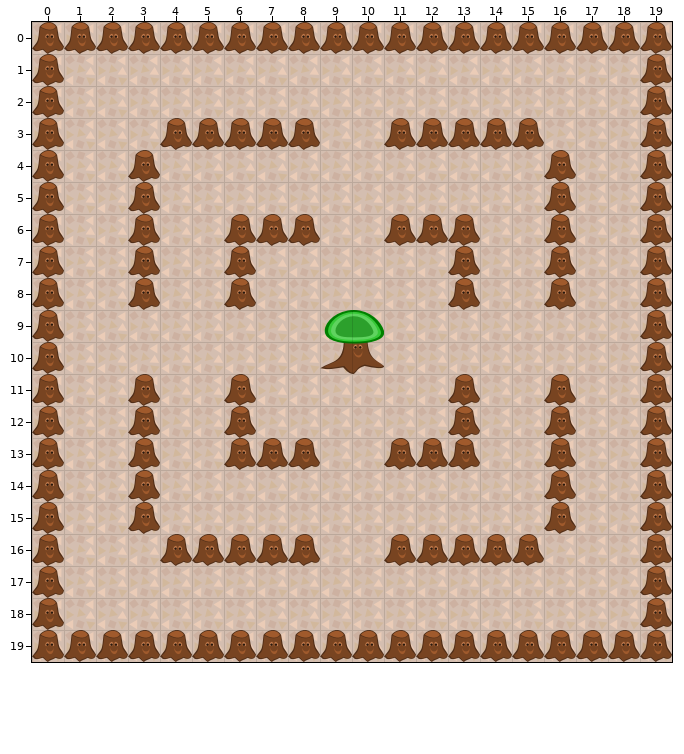
An edit to a level. Tiled map (JSON), levels/level2.json. Above is the file before it was changed.
Cells are 64x64 px. Shown: x 0..19, y 0..19.
After:
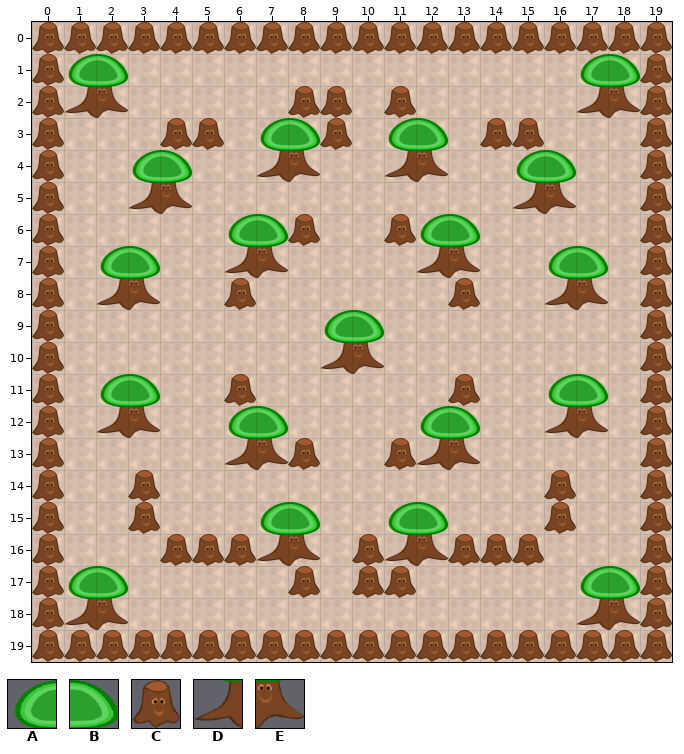
Key: from "tiles": A 50, B 51, C 57, D 58, E 59.
_ is an empty cell, . an unchanged one.
Difference:
--- layer "Objects"
@@ x 1..18 @@
- 1 __..............__
- 2 __.....__._.....__
- 3 .....CCC_.CCC.....
- 4 ..C_..__..__.._C..
- 5 ..C_.........._C..
- 6 ..C..CC....CC..C..
- 7 ._C..C_...._C..C_.
- 8 ._C............C_.
+ 1 AB..............AB
+ 2 DE.....CC.C.....DE
+ 3 ....._ABC.AB_.....
+ 4 ..AB..DE..DE..AB..
+ 5 ..DE..........DE..
+ 6 .._..AB....AB.._..
+ 7 .AB..DE....DE..AB.
+ 8 .DE............DE.
@@ x 2..17 @@
-11 _C............C_
-12 _C..C_...._C..C_
-13 .C..CC....CC..C.
+11 AB............AB
+12 DE..AB....AB..DE
+13 ._..DE....DE.._.
@@ x 1..18 @@
-15 ......__..__......
-16 ......CC._CC......
-17 __....._.__.....__
-18 __..............__
+15 ......AB..AB......
+16 ......DE.CDE......
+17 AB.....C.CC.....AB
+18 DE..............DE
